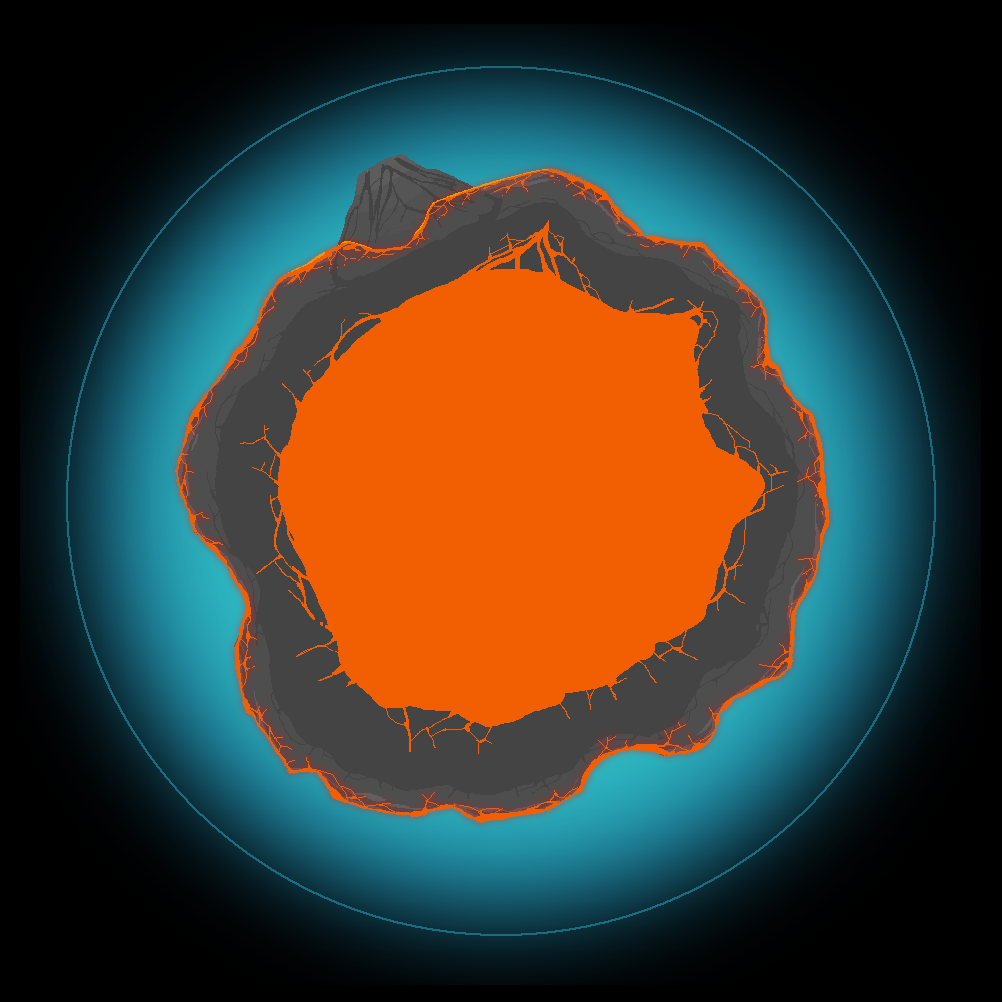
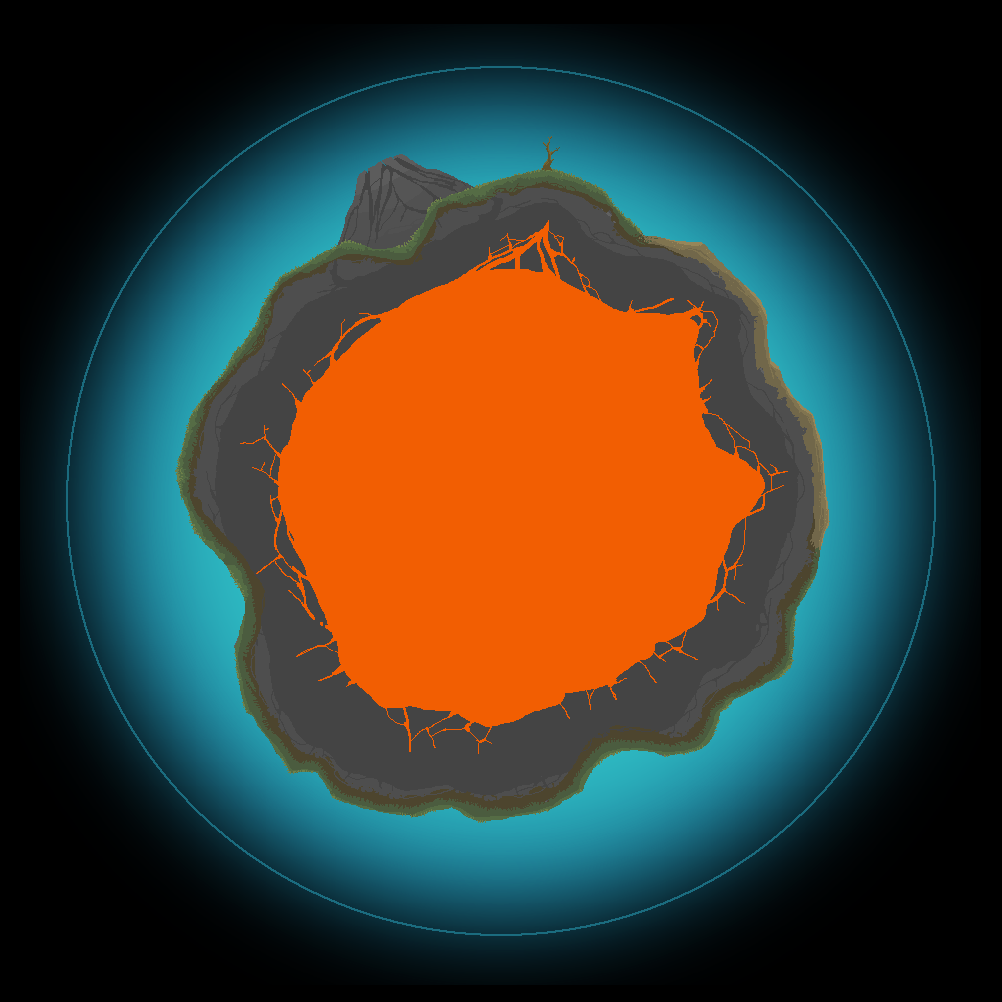
Layer changes from the first 1002 x 1002 image to the second:
added group "Vegetation" with 3 layers in group "Lava" over [542, 136, 563, 171]
added group "Tree01" with 2 layers in group "Vegetation" over [542, 136, 563, 171]
added layer "Tree_01" in group "Tree01" over [542, 136, 560, 171]
hid "Lava mask", painted on it over [175, 168, 830, 823]
showed "GroundMaterialMask" over [175, 168, 830, 823]
